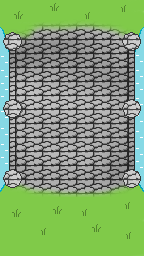
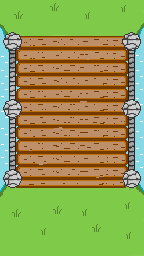
Two versions of the same layered image (144 × 256). Layer-by-layer changes:
painted on "Layer 10" over (15, 20, 129, 197)
added layer "Layer 12" above "Layer 11" over (15, 36, 128, 188)
painted on "Layer 11" over (0, 23, 144, 197)
